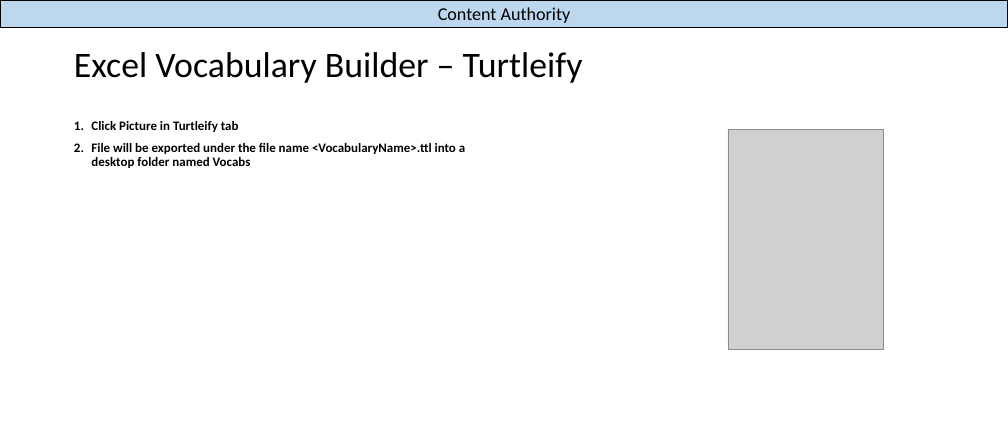
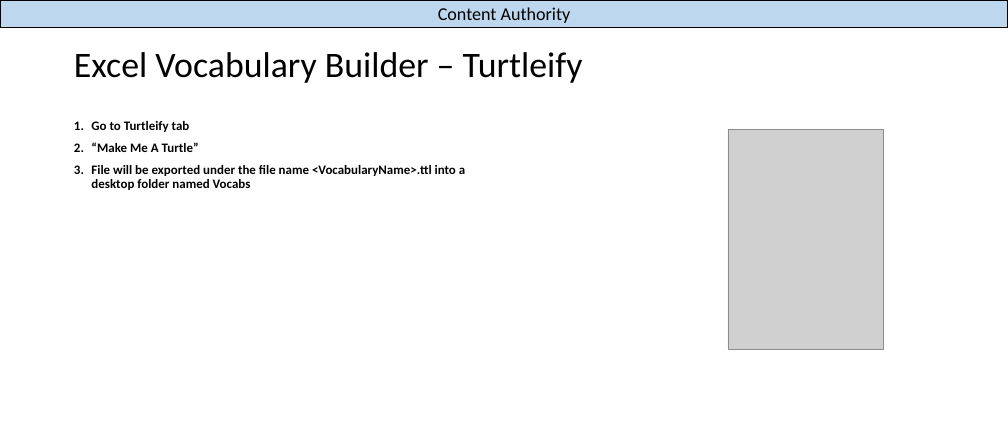
Before and after one commit to geological-survey-of-queensland/vocabularies, a slide deck: slide 10 of templates/Vocabulary Workflow.pptx (slide 11 before the commit). Drawn at 1008x440 pixels with LibreOffice and Linux fonts; fonts in the diff are those of the drawing; grey boxes stand for pictures. Boxes give left, top, right and bottom in pixels: in the first picture for what was removed or moved away, otherwise in the second. Text is boxed around its words. In the diff, an @@ line names an element or a change of style, - is before the commit and + after.

```diff
--- a/templates/Vocabulary Workflow.pptx
+++ b/templates/Vocabulary Workflow.pptx
@@ text at (91, 121, 199, 152): text changed @@
-1. Click Picture in Turtleify tab
+1. Go to Turtleify tab
+2. “Make Me A Turtle”
```
Also in this commit, not shown: 10 other slides changed, 3 slides removed.
